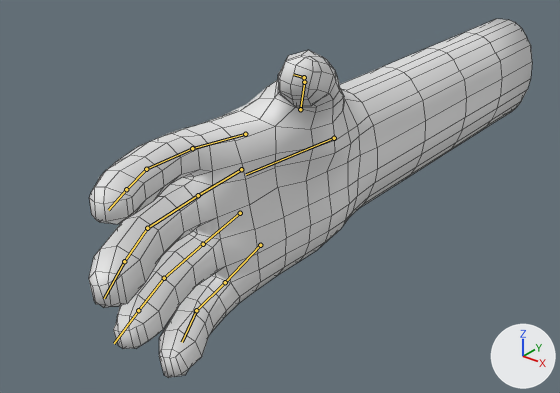
The FBX model Assets/Models/Player/PlayerHand.fbx: old version first, new version second.
Rendered twice from a 50 mm lens placed at (1.077, -2.698, 0.795), pointed at (-0.09, -1.24, -0.109). Arrows for +X, +Y and +Z are at lower right; the lights stay in place. The first picture is the older version. The bones that change, and the others that lie on the model, are drawn over the model as lines. Mesh edges are drawn as thin lines.

Objects in the first picture: 'Model'.
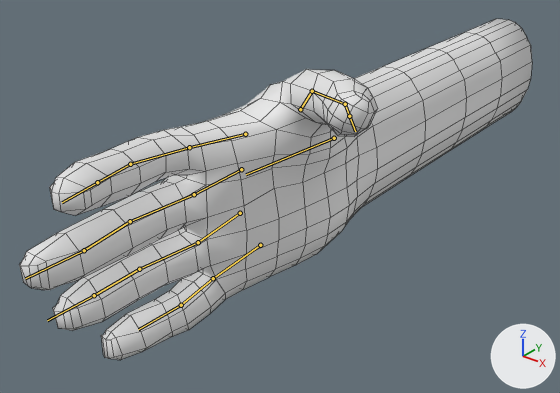
The newer file adds an action. The first version stands in its rest pose; the second is drawn at frame 1 of the action 'Rig|Grab'.

What differs and where, as boxes (x1, y1, x2, y2) in the pictures (560 x 393 px):
```json
{"object": "Model", "change": "posed", "before": [89, 19, 532, 378], "after": [19, 19, 532, 360], "on screen": "16% wider"}
{"bone": "Pulgar1", "before": "(300, 109) to (304, 82)", "after": "(300, 109) to (312, 91)"}
{"bone": "Pulgar2", "before": "(304, 82) to (304, 77)", "after": "(312, 91) to (345, 104)"}
{"bone": "Pulgar3", "before": "(304, 77) to (293, 74)", "after": "(345, 104) to (349, 116)"}
{"bone": "Indice1", "before": "(245, 134) to (192, 148)", "after": "(245, 134) to (189, 147)"}
{"bone": "Indice2", "before": "(192, 148) to (146, 169)", "after": "(189, 147) to (130, 164)"}
{"bone": "Corazon1", "before": "(241, 169) to (198, 195)", "after": "(241, 169) to (194, 194)"}
{"bone": "Corazon2", "before": "(198, 195) to (147, 228)", "after": "(194, 194) to (130, 221)"}
{"bone": "Corazon3", "before": "(147, 228) to (124, 261)", "after": "(130, 221) to (84, 250)"}
{"bone": "Corazon4", "before": "(124, 261) to (104, 298)", "after": "(84, 250) to (25, 278)"}
{"bone": "Anular1", "before": "(240, 213) to (203, 244)", "after": "(240, 213) to (198, 242)"}
{"bone": "Anular2", "before": "(203, 244) to (164, 278)", "after": "(198, 242) to (139, 269)"}
{"bone": "Meñique1", "before": "(260, 245) to (225, 282)", "after": "(260, 245) to (213, 278)"}
{"bone": "Meñique2", "before": "(225, 282) to (196, 310)", "after": "(213, 278) to (181, 305)"}
{"bone": "Meñique3", "before": "(196, 310) to (182, 342)", "after": "(181, 305) to (138, 329)"}
```

Scene script edits in JSON lines:
```json
{"block": "bone_pulgar1", "where": "bone_pulgar1 = bpy.data.objects['Rig'].pose.bones['Pulgar1']  # child of 'Muñeca'"}
{"op": "set", "path": "bone_pulgar1.rotation_quaternion", "old": "(1.0, 0.0, 0.0, 0.0)", "new": "(0.993, -0.098, -0.06, -0.029)", "note": "degrees (0, 0, 0) -> degrees (-11, -7, -3)"}
{"block": "bone_pulgar2", "where": "bone_pulgar2 = bpy.data.objects['Rig'].pose.bones['Pulgar2']  # child of 'Pulgar1'"}
{"op": "set", "path": "bone_pulgar2.rotation_quaternion", "old": "(1.0, 0.0, 0.0, 0.0)", "new": "(0.972, -0.208, 0.037, 0.103)", "note": "degrees (0, 0, 0) -> degrees (-23, 7, 11)"}
{"block": "bone_pulgar3", "where": "bone_pulgar3 = bpy.data.objects['Rig'].pose.bones['Pulgar3']  # child of 'Pulgar2'"}
{"op": "set", "path": "bone_pulgar3.rotation_quaternion", "old": "(1.0, 0.0, 0.0, 0.0)", "new": "(0.983, 0.172, 0.004, -0.068)", "note": "degrees (0, 0, 0) -> degrees (20, 2, -8)"}
{"block": "bone_indice1", "where": "bone_indice1 = bpy.data.objects['Rig'].pose.bones['Indice1']  # child of 'Muñeca'"}
{"op": "set", "path": "bone_indice1.rotation_quaternion", "old": "(1.0, 0.0, 0.0, 0.0)", "new": "(1.0, 0.027, -0.003, -0.001)", "note": "degrees (0, 0, 0) -> degrees (3, 0, 0)"}
{"block": "bone_indice2", "where": "bone_indice2 = bpy.data.objects['Rig'].pose.bones['Indice2']  # child of 'Indice1'"}
{"op": "set", "path": "bone_indice2.rotation_quaternion", "old": "(1.0, 0.0, 0.0, 0.0)", "new": "(0.997, 0.078, -0.008, -0.004)", "note": "degrees (0, 0, 0) -> degrees (9, -1, -1)"}
{"block": "bone_corazon1", "where": "bone_corazon1 = bpy.data.objects['Rig'].pose.bones['Corazon1']  # child of 'Muñeca'"}
{"op": "set", "path": "bone_corazon1.rotation_quaternion", "old": "(1.0, 0.0, 0.0, 0.0)", "new": "(1.0, 0.031, 0.0, 0.0)", "note": "degrees (0, 0, 0) -> degrees (4, 0, 0)"}
{"block": "bone_corazon2", "where": "bone_corazon2 = bpy.data.objects['Rig'].pose.bones['Corazon2']  # child of 'Corazon1'"}
{"op": "set", "path": "bone_corazon2.rotation_quaternion", "old": "(1.0, 0.0, 0.0, 0.0)", "new": "(0.998, 0.069, -0.002, -0.002)", "note": "degrees (0, 0, 0) -> degrees (8, 0, 0)"}
{"block": "bone_corazon3", "where": "bone_corazon3 = bpy.data.objects['Rig'].pose.bones['Corazon3']  # child of 'Corazon2'"}
{"op": "set", "path": "bone_corazon3.rotation_quaternion", "old": "(1.0, 0.0, 0.0, 0.0)", "new": "(0.998, 0.066, -0.002, -0.002)", "note": "degrees (0, 0, 0) -> degrees (8, 0, 0)"}
{"block": "bone_corazon4", "where": "bone_corazon4 = bpy.data.objects['Rig'].pose.bones['Corazon4']  # child of 'Corazon3'"}
{"op": "set", "path": "bone_corazon4.rotation_quaternion", "old": "(1.0, 0.0, 0.0, 0.0)", "new": "(0.997, 0.079, -0.007, -0.003)", "note": "degrees (0, 0, 0) -> degrees (9, -1, 0)"}
{"block": "bone_anular1", "where": "bone_anular1 = bpy.data.objects['Rig'].pose.bones['Anular1']  # child of 'Muñeca'"}
{"op": "set", "path": "bone_anular1.rotation_quaternion", "old": "(1.0, 0.0, 0.0, 0.0)", "new": "(0.999, 0.041, 0.002, 0.0)", "note": "degrees (0, 0, 0) -> degrees (5, 0, 0)"}
{"block": "bone_anular2", "where": "bone_anular2 = bpy.data.objects['Rig'].pose.bones['Anular2']  # child of 'Anular1'"}
{"op": "set", "path": "bone_anular2.rotation_quaternion", "old": "(1.0, 0.0, 0.0, 0.0)", "new": "(0.993, 0.121, -0.004, 0.002)", "note": "degrees (0, 0, 0) -> degrees (14, -1, 0)"}
{"block": "bone_meñique1", "where": "bone_meñique1 = bpy.data.objects['Rig'].pose.bones['Meñique1']  # child of 'Muñeca'"}
{"op": "set", "path": "bone_meñique1.rotation_quaternion", "old": "(1.0, 0.0, 0.0, 0.0)", "new": "(0.996, 0.094, 0.005, -0.005)", "note": "degrees (0, 0, 0) -> degrees (11, 1, -1)"}
{"block": "bone_meñique2", "where": "bone_meñique2 = bpy.data.objects['Rig'].pose.bones['Meñique2']  # child of 'Meñique1'"}
{"op": "set", "path": "bone_meñique2.rotation_quaternion", "old": "(1.0, 0.0, 0.0, 0.0)", "new": "(0.998, -0.063, 0.0, 0.004)", "note": "degrees (0, 0, 0) -> degrees (-7, 0, 0)"}
{"block": "bone_meñique3", "where": "bone_meñique3 = bpy.data.objects['Rig'].pose.bones['Meñique3']  # child of 'Meñique2'"}
{"op": "set", "path": "bone_meñique3.rotation_quaternion", "old": "(1.0, 0.0, 0.0, 0.0)", "new": "(0.978, 0.209, -0.021, -0.011)", "note": "degrees (0, 0, 0) -> degrees (24, -2, -2)"}
```
